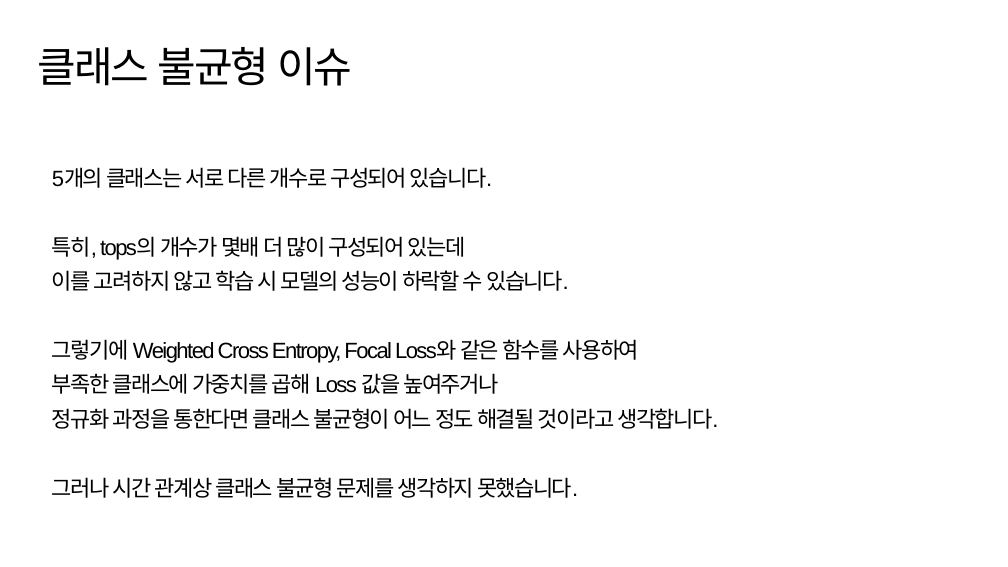
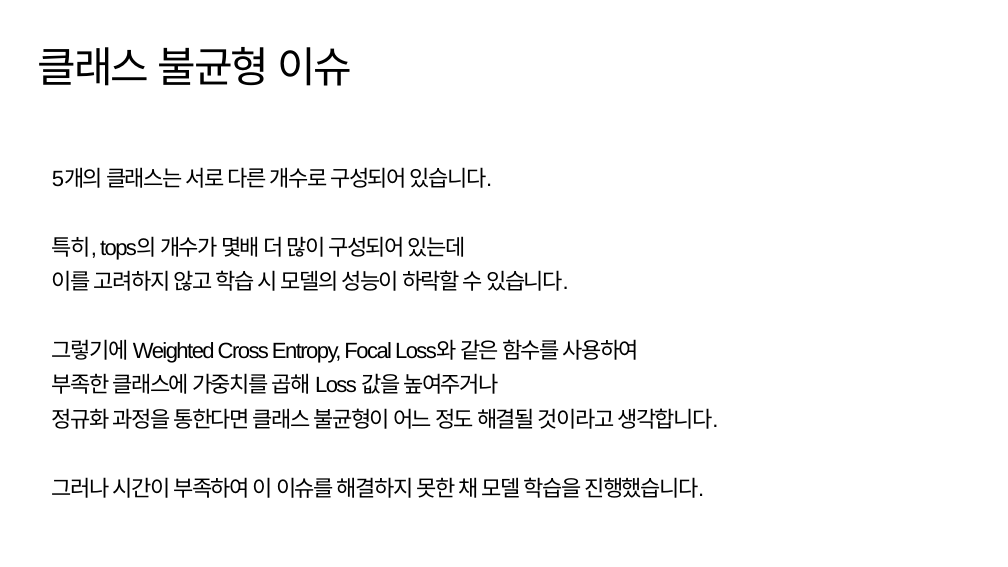
Before and after one commit to suk-6/22-dcc, a slide deck: slide 11 of 춘식이 발표자료2.pptx. Drawn at 1008x567 pixels with LibreOffice and Linux fonts; fonts in the diff are those of the drawing; background and template pictures are left out. Boxes give left, top, right and bottom in pixels: in the first picture for what was removed or moved away, otherwise in the second. Text is boxed around its words. In the diff, an @@ line names an element or a change of style, - is before the commit and + after.

Commit message:
Update PPT

```diff
--- a/춘식이 발표자료2.pptx
+++ b/춘식이 발표자료2.pptx
@@ text at (52,477,705,498): text changed @@
-그러나 시간 관계상 클래스 불균형 문제를 생각하지 못했습니다.
+그러나 시간이 부족하여 이 이슈를 해결하지 못한 채 모델 학습을 진행했습니다.
```
Also in this commit, not shown: 2 other slides changed, 1 other file.
